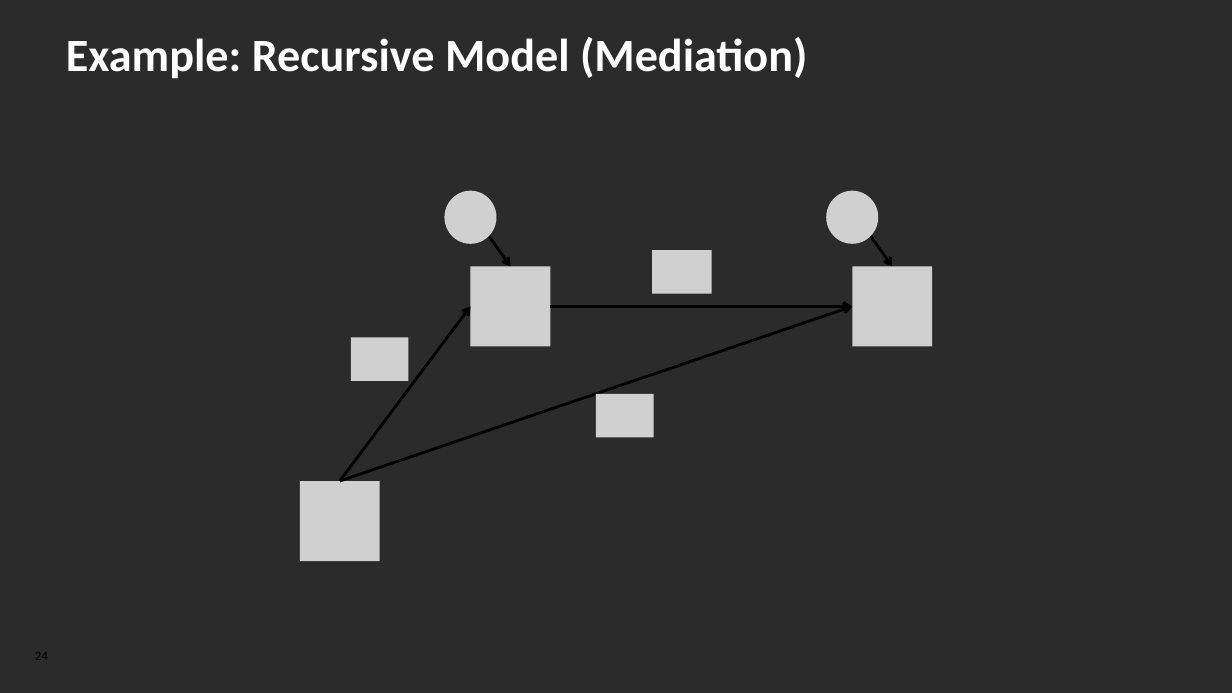
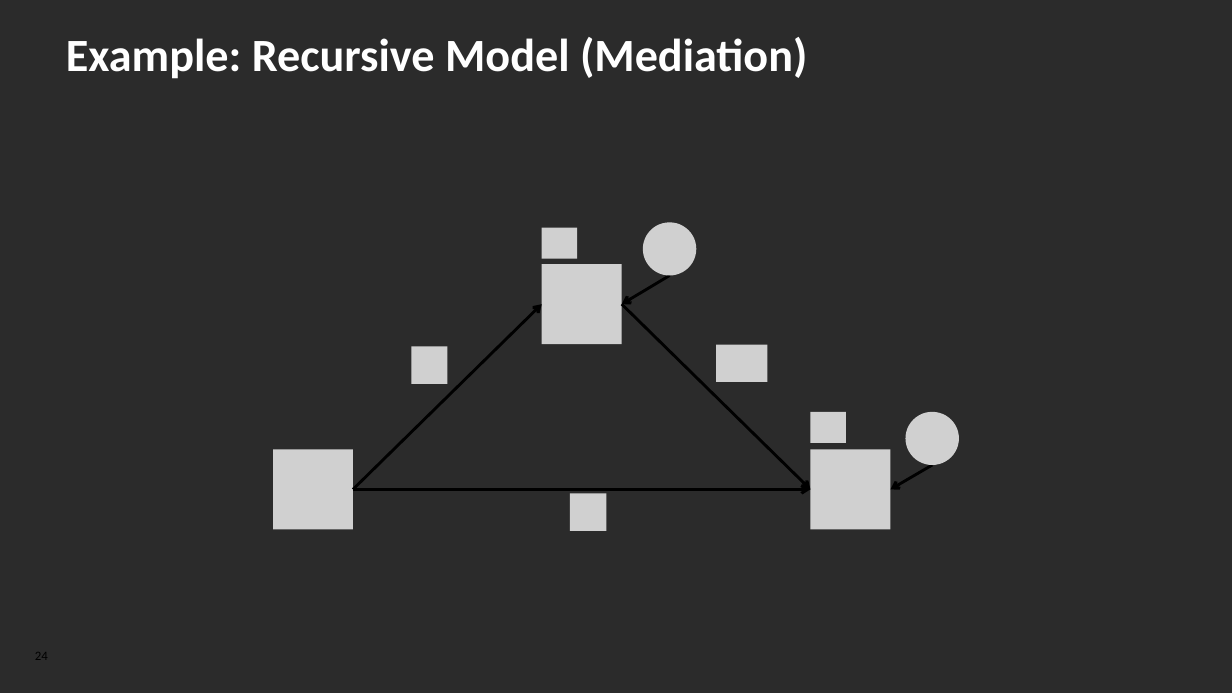
Before and after one commit to dserrington/UCalgary-MDSA-Internship, a slide deck: slide 24 of DRAFT - Research Capstone Project v1.pptx. Drawn at 1232x693 pixels with LibreOffice and Linux fonts; fonts in the diff are those of the drawing; grey boxes stand for pictures; background and template pictures are left out; a plain dark background stands for a picture behind light text. Boxes give left, top, right and bottom in pixels: in the first picture for what was removed or moved away, otherwise in the second. Text is boxed around its words. In the diff, an @@ line names an element or a change of style, - is before the commit and + after.

```diff
--- a/DRAFT - Research Capstone Project v1.pptx
+++ b/DRAFT - Research Capstone Project v1.pptx
@@ group removed at [351, 190, 933, 437]: 7 pictures @@
@@ arrow moved from (489, 236) - (510, 266) to (670, 275) - (622, 304) @@
@@ arrow moved from (340, 482) - (470, 307) to (353, 490) - (542, 304) @@
@@ arrow moved from (551, 307) - (852, 307) to (622, 304) - (811, 490) @@
@@ group added at [411, 223, 959, 531]: 9 pictures @@
@@ picture: place and size @@
-picture at [299, 482, 380, 562]
+picture at [273, 449, 353, 530]
@@ arrow moved from (871, 236) - (893, 266) to (933, 465) - (891, 490) @@
@@ arrow moved from (340, 482) - (852, 307) to (353, 490) - (811, 490) @@
```
Also in this commit, not shown: 2 other slides changed, 1 other file.
